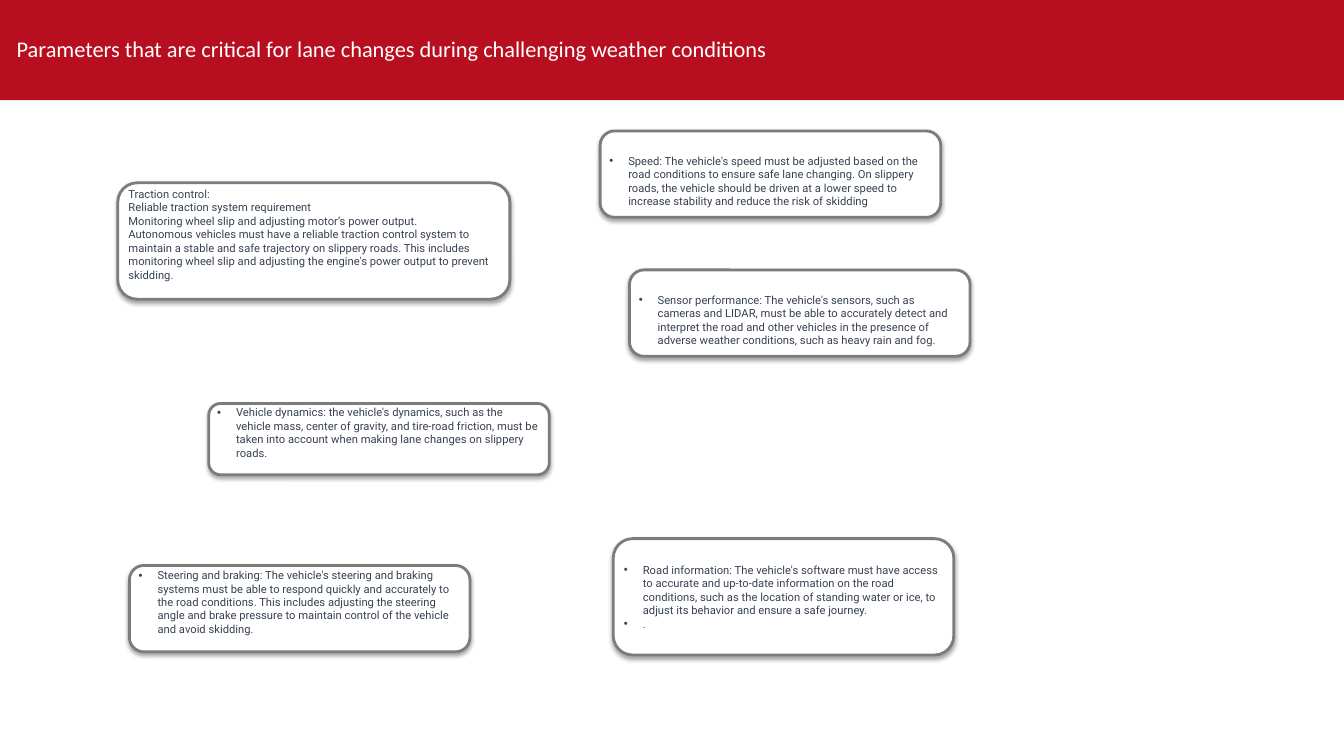
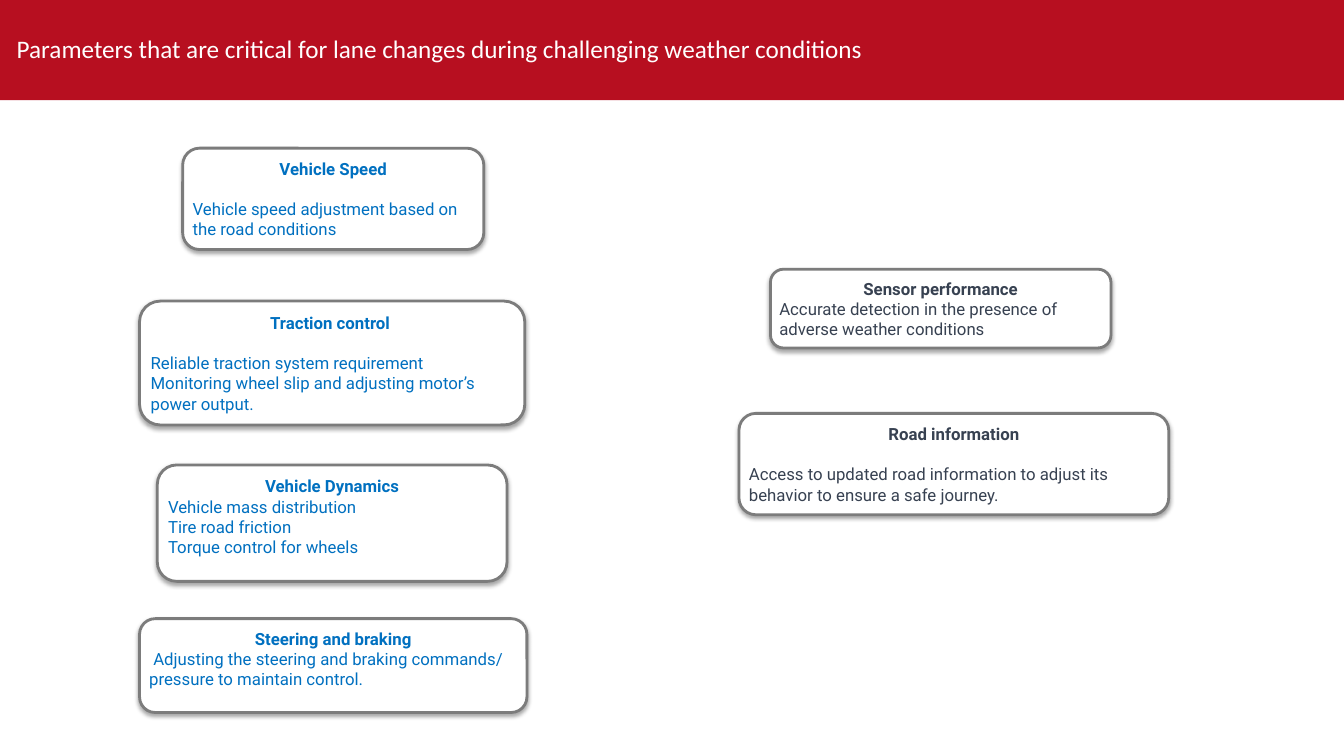
Before and after one commit to sandeepsulake96/Highway-motion-planning-using-artificial-potential-fields-with-environment-uncertainities, a slide deck: slide 11 of Thesis_outline.pptx (slide 13 before the commit). Drawn at 1344x756 pixels with LibreOffice and Linux fonts; fonts in the diff are those of the drawing; background and template pictures are left out. Boxes give left, top, right and bottom in pixels: in the first picture for what was removed or moved away, otherwise in the second. Text is boxed around its words. In the diff, an @@ line names an element or a change of style, - is before the commit and + after.

```diff
--- a/Thesis_outline.pptx
+++ b/Thesis_outline.pptx
@@ title "Parameters that are critical for ..." at [17,40,861,63]: size 16 to 18 pt @@
@@ rounded rectangle "Vehicle Speed": place and size @@
-rounded rectangle "Vehicle Speed" at [600,131,941,218]
+rounded rectangle "Vehicle Speed" at [182,148,484,250]
@@ text in rounded rectangle at [193,162,458,235]: text changed; size 8 to 12 pt; text colour #374151 to #0070C0 @@
-• Speed: The vehicle's speed must be adjusted based on the road conditions to ensure safe lane changing. On slippery roads, the vehicle should be driven at a lower speed to increase stability and reduce the risk of skidding
+Vehicle Speed
+Vehicle speed adjustment based on the road conditions
@@ text in rounded rectangle at [128,229,489,282]: paragraph removed @@
-Autonomous vehicles must have a reliable traction control system to maintain a stable and safe trajectory on slippery roads. This includes monitoring wheel slip and adjusting the engine's power output to prevent skidding.
@@ rounded rectangle "Sensor performance": place and size @@
-rounded rectangle "Sensor performance" at [630,270,971,357]
+rounded rectangle "Sensor performance" at [770,269,1111,348]
@@ text in rounded rectangle at [779,282,1057,335]: text changed; size 8 to 12 pt @@
-• Sensor performance: The vehicle's sensors, such as cameras and LIDAR, must be able to accurately detect and interpret the road and other vehicles in the presence of adverse weather conditions, such as heavy rain and fog.
+Sensor performance
+Accurate detection in the presence of adverse weather conditions
@@ rounded rectangle "Traction control": place and size @@
-rounded rectangle "Traction control" at [118,182,510,298]
+rounded rectangle "Traction control" at [139,301,524,425]
@@ text in rounded rectangle at [270,316,390,329]: text changed; size 8 to 12 pt; text colour #374151 to #0070C0; bold on @@
-Traction control:
+Traction control
@@ text in rounded rectangle at [151,356,475,414]: size 8 to 12 pt, text colour #374151 to #0070C0 in "Reliable traction system requirement", "Monitoring wheel slip and adjusting motor’s power ..." @@
@@ rounded rectangle "Road information": place and size @@
-rounded rectangle "Road information" at [613,538,954,654]
+rounded rectangle "Road information" at [739,413,1169,515]
@@ text in rounded rectangle at [749,427,1108,505]: text changed; size 8 to 12 pt @@
-• Road information: The vehicle's software must have access to accurate and up-to-date information on the road conditions, such as the location of standing water or ice, to adjust its behavior and ensure a safe journey.
-• .
+Road information
+Access to updated road information to adjust its behavior to ensure a safe journey.
@@ rounded rectangle "Vehicle Dynamics": place and size @@
-rounded rectangle "Vehicle Dynamics" at [209,403,549,475]
+rounded rectangle "Vehicle Dynamics" at [157,465,507,581]
@@ text in rounded rectangle at [168,479,399,557]: text changed; size 8 to 12 pt; text colour #374151 to #0070C0 @@
-• Vehicle dynamics: the vehicle's dynamics, such as the vehicle mass, center of gravity, and tire-road friction, must be taken into account when making lane changes on slippery roads.
+Vehicle Dynamics
+Vehicle mass distribution
+Tire road friction
+Torque control for wheels
@@ rounded rectangle "Steering and braking": place and size @@
-rounded rectangle "Steering and braking" at [129,566,470,652]
+rounded rectangle "Steering and braking" at [139,619,526,713]
@@ text in rounded rectangle at [149,632,503,689]: text changed; size 8 to 12 pt; text colour #374151 to #0070C0 @@
-• Steering and braking: The vehicle's steering and braking systems must be able to respond quickly and accurately to the road conditions. This includes adjusting the steering angle and brake pressure to maintain control of the vehicle and avoid skidding.
+Steering and braking
+Adjusting the steering and braking commands/ pressure to maintain control.
```
Also in this commit, not shown: 1 other slide changed, 1 slide added, 4 other files.
